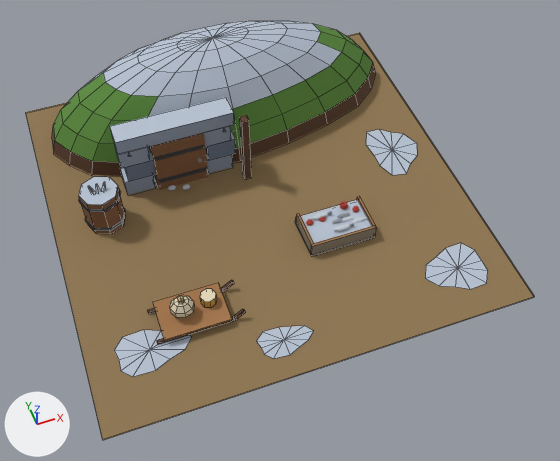
An edit to the Blender file raccoon/cold_cellar.blend, drawn before and after from the same camera.
One viewpoint serves both versions: a 50 mm lens placed at (-0.72, -2.33, 2.93), pointed at (0.01, -0.3, 0.09). The lights are fixed; the arrows at lower left show +X, +Y and +Z. The older version comes first. Mesh edges are drawn as thin lines on the coarser meshes.

Objects in the first picture: 'bld_cold_cellar_2x2', 'pr_door', 'pr_ice' and 3 more.
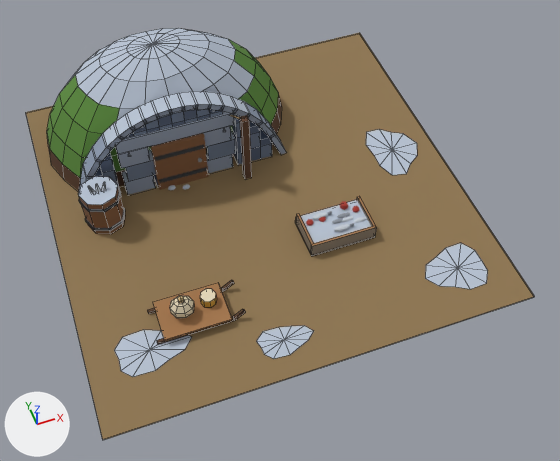
The change, as a diff of the scene's bpy script:
```diff
--- a/raccoon/cold_cellar.blend.py
+++ b/raccoon/cold_cellar.blend.py
@@ me_bld_cold_cellar_2x2 @@
 # used by ob_bld_cold_cellar_2x2; location = (0.0, 0.0, 0.0)
-me_bld_cold_cellar_2x2.from_pydata(...)  # 510 vertices, 440 faces; spans x -0.97..0.97, y -0.97..0.97, z 0.0..0.5
+me_bld_cold_cellar_2x2.from_pydata(...)  # 782 vertices, 691 faces; spans x -0.97..0.97, y -0.97..0.97, z 0.0..0.6
+# me_bld_cold_cellar_2x2 part 1: the loose piece of 8 vertices spanning x -0.44..-0.18, y 0.22..0.32, z 0.01..0.02 is copied, and the copy is turned -72.3 degrees about the y axis through its middle and scaled by 0.82, then moved by (-0.46, -0.01, 0.09); it spans x -0.82..-0.72, y 0.22..0.31, z 0.0..0.21
+# me_bld_cold_cellar_2x2 part 2: the loose piece of 8 vertices spanning x -0.59..-0.45, y 0.22..0.32, z 0.2..0.3 is copied, and the copy is scaled about its middle by (0.514, 0.9, 0.298), then moved by (0.17, -0.01, 0.23); it spans x -0.39..-0.31, y 0.22..0.31, z 0.46..0.5
+# me_bld_cold_cellar_2x2 part 3: the loose piece of 8 vertices spanning x -0.59..-0.03, y 0.22..0.33, z 0.3..0.38 is copied, and the copy is scaled about its middle by (0.129, 0.818, 0.375), then moved by (0.02, -0.01, 0.14); it spans x -0.33..-0.25, y 0.22..0.31, z 0.46..0.5
+# me_bld_cold_cellar_2x2 part 4: the loose piece of 8 vertices spanning x -0.59..-0.03, y 0.22..0.33, z 0.3..0.38 is copied, and the copy is scaled about its middle by (0.128, 0.818, 0.37), then moved by (0.08, -0.01, 0.13); it spans x -0.27..-0.19, y 0.22..0.31, z 0.45..0.49
+# me_bld_cold_cellar_2x2 part 5: the loose piece of 8 vertices spanning x -0.59..-0.03, y 0.22..0.33, z 0.3..0.38 is copied, and the copy is scaled about its middle by (0.128, 0.818, 0.359), then moved by (0.14, -0.01, 0.12); it spans x -0.21..-0.13, y 0.22..0.31, z 0.44..0.49
+# me_bld_cold_cellar_2x2 part 6: the loose piece of 141 vertices spanning x -0.88..0.92, y 0.25..0.97, z 0.0..0.5 is rebuilt with 141 vertices and now spans x -0.91..0.33, y 0.29..0.95, z 0.0..0.6
+# me_bld_cold_cellar_2x2 part 7: 232 vertices added at x -0.76..0.24, y 0.14..0.31, z 0.0..0.49
 me_bld_cold_cellar_2x2.materials.append(mat_m_palette)
```

Changed parts and their boxes (x1, y1, x2, y2) in the pictures (560 x 461 px):
'bld_cold_cellar_2x2', reshaped
    before: (26, 21, 535, 440)
    after: (26, 28, 535, 440)
part 1 of me_bld_cold_cellar_2x2, added
    after: (78, 164, 91, 206)
part 2 of me_bld_cold_cellar_2x2, added
    after: (151, 96, 173, 119)
part 3 of me_bld_cold_cellar_2x2, added
    after: (164, 93, 185, 114)
part 4 of me_bld_cold_cellar_2x2, added
    after: (177, 91, 198, 111)
part 5 of me_bld_cold_cellar_2x2, added
    after: (190, 91, 211, 109)
part 6 of me_bld_cold_cellar_2x2, rebuilt (27% narrower)
    before: (52, 21, 376, 176)
    after: (47, 28, 282, 191)
part 7 of me_bld_cold_cellar_2x2, added
    after: (83, 91, 286, 196)
